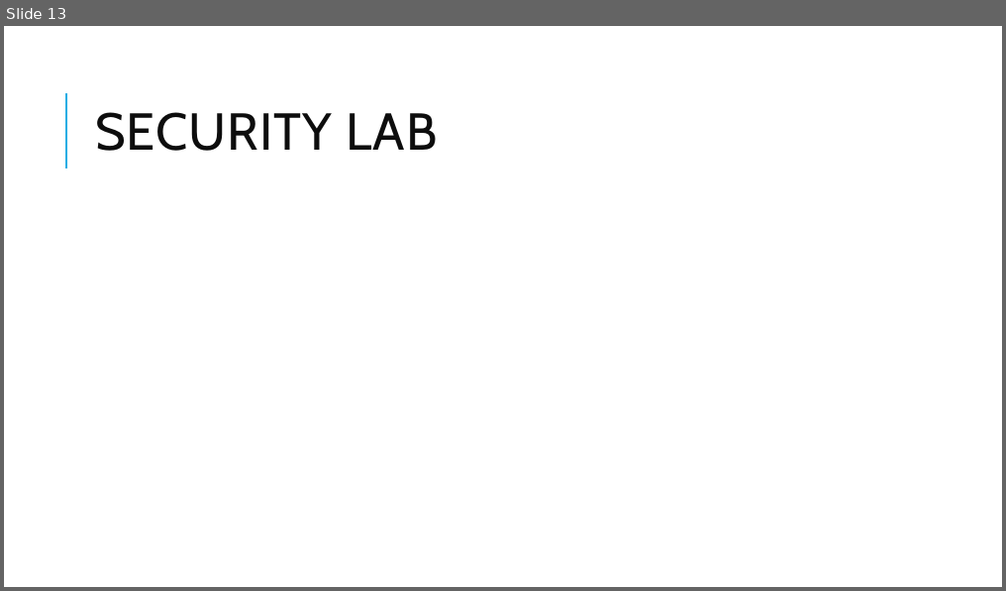
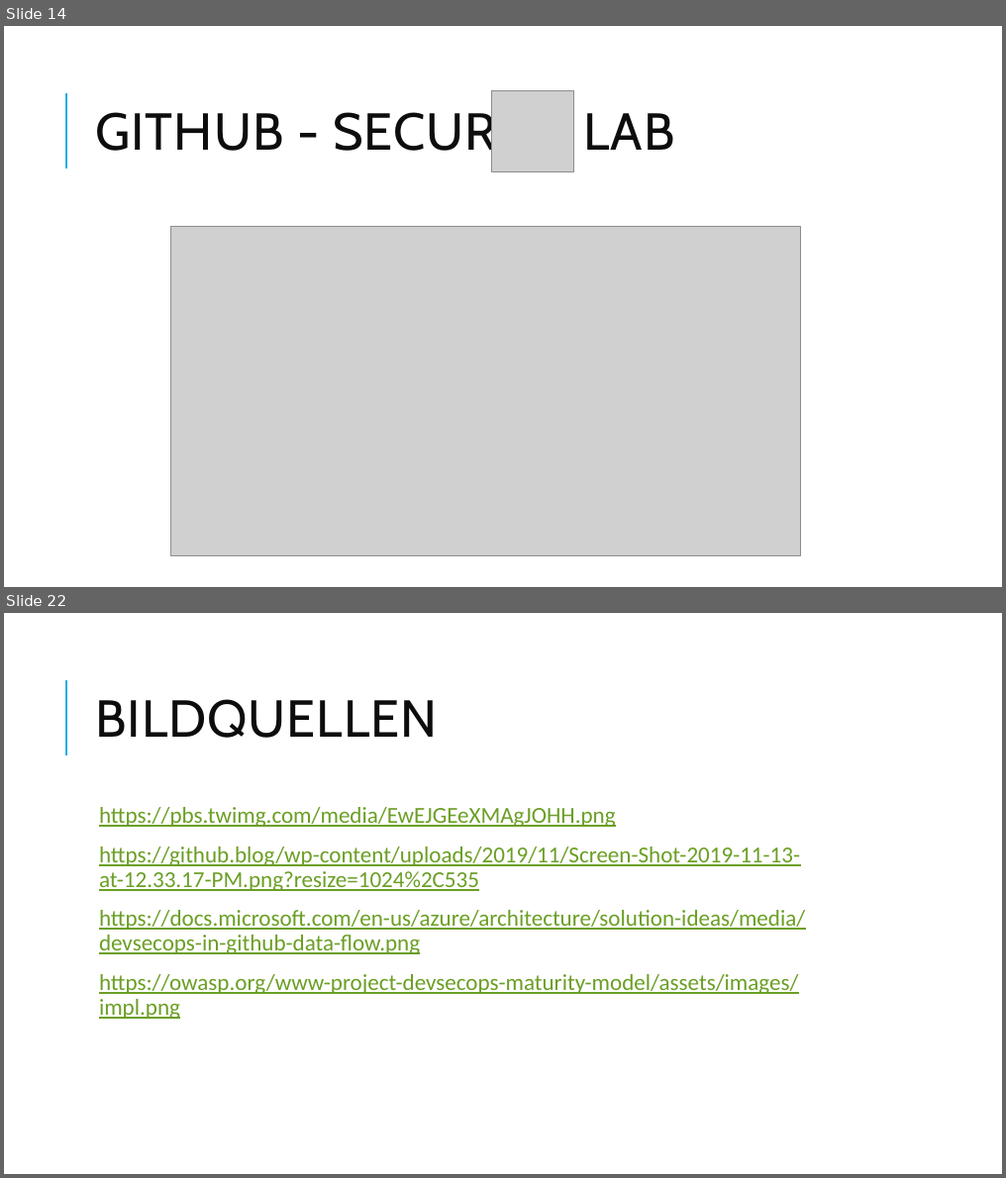
Before and after one commit to FlowBYRN/DevSecOps, a slide deck: DevSecOps-Präsentation.pptx. Shown one above the other, each under a label of ours: slide 13 before the commit, slides 14 and 22 after it; the slides between them are not shown. The pictures are 1006x591 and 1006x1178 pixels, drawn with LibreOffice and Linux fonts; fonts in the diff are those of the drawing; grey boxes stand for pictures. Boxes give left, top, right and bottom in pixels: in the first picture for what was removed or moved away, otherwise in the second. Text is boxed around its words. In the diff, an @@ line names an element or a change of style, - is before the commit and + after.

```diff
--- a/DevSecOps-Präsentation.pptx
+++ b/DevSecOps-Präsentation.pptx
@@ slide 22 added at [4, 613, 1002, 1174], background #FFFFFF; not listed: 1 template element that a slide beside it also shows @@
@@ title added at [95, 699, 437, 738], 50 pt, text #0D0D0D @@
+BILDQUELLEN
@@ text added at [99, 807, 805, 1019], 22 pt, text #6B9F25, underline @@
+  https://pbs.twimg.com/media/EwEJGEeXMAgJOHH.png
+  https://github.blog/wp-content/uploads/2019/11/Screen-Shot-2019-11-13-at-12.33.17-PM.png?resize=1024%2C535
+  https://docs.microsoft.com/en-us/azure/architecture/solution-ideas/media/devsecops-in-github-data-flow.png
+  https://owasp.org/www-project-devsecops-maturity-model/assets/images/impl.png
@@ what was slide 13 is now slide 14 @@
@@ slide 14 changed as well @@
@@ title at [95, 106, 674, 162]: text changed @@
-SECURITY LAB
+GITHUB - SECURITY LAB
@@ picture added at [492, 91, 574, 172] @@
@@ picture added at [170, 227, 801, 556] @@
```
Also in this commit, not shown: 8 other slides changed, 7 other slides added, 7 slides removed, 10 other files.
